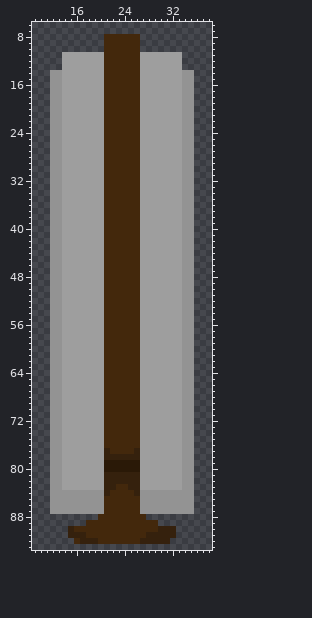
Sprite sheet -- Apocalypse_Game/Assets/art_assets/sprite_art/setpeices/Shelf/Shelf Straight Empty.png. The first picture shows the starting point.
The file is 48x96 pixels. Shown: x 9..38, y 6..93.
Now the later version:
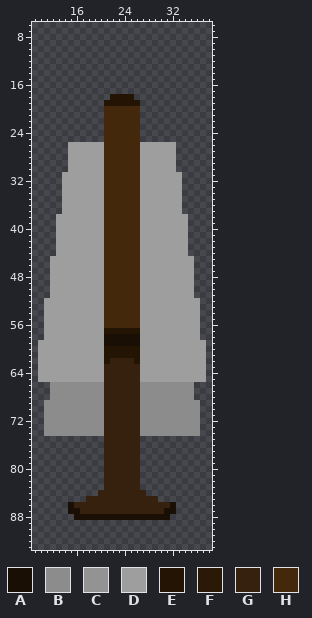
Palette (. is transparent): A #190f04  B #8c8c8c  C #939393  D #9e9e9e  E #241404  F #2a1907  G #35210d  H #43280c
Changes in this commit:
@@ x 9..38 @@
  7 ..............................
- 8 ............HHHHHH............
- 9 ............HHHHHH............
-10 ............HHHHHH............
-11 .....DDDDDDDHHHHHHDDDDDDD.....
-12 .....DDDDDDDHHHHHHDDDDDDD.....
-13 .....DDDDDDDHHHHHHDDDDDDD.....
-14 ...CCDDDDDDDHHHHHHDDDDDDDCC...
-15 ...CCDDDDDDDHHHHHHDDDDDDDCC...
-16 ...CCDDDDDDDHHHHHHDDDDDDDCC...
-17 ...CCDDDDDDDHHHHHHDDDDDDDCC...
-18 ...CCDDDDDDDHHHHHHDDDDDDDCC...
-19 ...CCDDDDDDDHHHHHHDDDDDDDCC...
-20 ...CCDDDDDDDHHHHHHDDDDDDDCC...
-21 ...CCDDDDDDDHHHHHHDDDDDDDCC...
-22 ...CCDDDDDDDHHHHHHDDDDDDDCC...
-23 ...CCDDDDDDDHHHHHHDDDDDDDCC...
-24 ...CCDDDDDDDHHHHHHDDDDDDDCC...
-25 ...CCDDDDDDDHHHHHHDDDDDDDCC...
-26 ...CCDDDDDDDHHHHHHDDDDDDDCC...
-27 ...CCDDDDDDDHHHHHHDDDDDDDCC...
-28 ...CCDDDDDDDHHHHHHDDDDDDDCC...
-29 ...CCDDDDDDDHHHHHHDDDDDDDCC...
-30 ...CCDDDDDDDHHHHHHDDDDDDDCC...
-31 ...CCDDDDDDDHHHHHHDDDDDDDCC...
-32 ...CCDDDDDDDHHHHHHDDDDDDDCC...
-33 ...CCDDDDDDDHHHHHHDDDDDDDCC...
-34 ...CCDDDDDDDHHHHHHDDDDDDDCC...
-35 ...CCDDDDDDDHHHHHHDDDDDDDCC...
-36 ...CCDDDDDDDHHHHHHDDDDDDDCC...
-37 ...CCDDDDDDDHHHHHHDDDDDDDCC...
-38 ...CCDDDDDDDHHHHHHDDDDDDDCC...
-39 ...CCDDDDDDDHHHHHHDDDDDDDCC...
-40 ...CCDDDDDDDHHHHHHDDDDDDDCC...
-41 ...CCDDDDDDDHHHHHHDDDDDDDCC...
-42 ...CCDDDDDDDHHHHHHDDDDDDDCC...
-43 ...CCDDDDDDDHHHHHHDDDDDDDCC...
-44 ...CCDDDDDDDHHHHHHDDDDDDDCC...
-45 ...CCDDDDDDDHHHHHHDDDDDDDCC...
-46 ...CCDDDDDDDHHHHHHDDDDDDDCC...
-47 ...CCDDDDDDDHHHHHHDDDDDDDCC...
-48 ...CCDDDDDDDHHHHHHDDDDDDDCC...
-49 ...CCDDDDDDDHHHHHHDDDDDDDCC...
-50 ...CCDDDDDDDHHHHHHDDDDDDDCC...
-51 ...CCDDDDDDDHHHHHHDDDDDDDCC...
-52 ...CCDDDDDDDHHHHHHDDDDDDDCC...
-53 ...CCDDDDDDDHHHHHHDDDDDDDCC...
-54 ...CCDDDDDDDHHHHHHDDDDDDDCC...
-55 ...CCDDDDDDDHHHHHHDDDDDDDCC...
-56 ...CCDDDDDDDHHHHHHDDDDDDDCC...
-57 ...CCDDDDDDDHHHHHHDDDDDDDCC...
-58 ...CCDDDDDDDHHHHHHDDDDDDDCC...
-59 ...CCDDDDDDDHHHHHHDDDDDDDCC...
-60 ...CCDDDDDDDHHHHHHDDDDDDDCC...
-61 ...CCDDDDDDDHHHHHHDDDDDDDCC...
-62 ...CCDDDDDDDHHHHHHDDDDDDDCC...
-63 ...CCDDDDDDDHHHHHHDDDDDDDCC...
-64 ...CCDDDDDDDHHHHHHDDDDDDDCC...
-65 ...CCDDDDDDDHHHHHHDDDDDDDCC...
-66 ...CCDDDDDDDHHHHHHDDDDDDDCC...
-67 ...CCDDDDDDDHHHHHHDDDDDDDCC...
-68 ...CCDDDDDDDHHHHHHDDDDDDDCC...
-69 ...CCDDDDDDDHHHHHHDDDDDDDCC...
-70 ...CCDDDDDDDHHHHHHDDDDDDDCC...
-71 ...CCDDDDDDDHHHHHHDDDDDDDCC...
-72 ...CCDDDDDDDHHHHHHDDDDDDDCC...
-73 ...CCDDDDDDDHHHHHHDDDDDDDCC...
-74 ...CCDDDDDDDHHHHHHDDDDDDDCC...
-75 ...CCDDDDDDDHHHHHHDDDDDDDCC...
-76 ...CCDDDDDDDHHHHHHDDDDDDDCC...
-77 ...CCDDDDDDDGHHHHGDDDDDDDCC...
-78 ...CCDDDDDDDGGGGGGDDDDDDDCC...
-79 ...CCDDDDDDDFFFFFFDDDDDDDCC...
-80 ...CCDDDDDDDFFFFFFDDDDDDDCC...
-81 ...CCDDDDDDDGGGGGGDDDDDDDCC...
-82 ...CCDDDDDDDGGGGGGDDDDDDDCC...
-83 ...CCDDDDDDDGGHHGGDDDDDDDCC...
-84 ...CCCCCCCCCGHHHHGCCCCCCCCC...
-85 ...CCCCCCCCCHHHHHHCCCCCCCCC...
-86 ...CCCCCCCCCHHHHHHCCCCCCCCC...
-87 ...CCCCCCCCCHHHHHHCCCCCCCCC...
-88 ...........HHHHHHHH...........
-89 .........HHHHHHHHHHHH.........
-90 ......GHHHHHHHHHHHHHHGGG......
-91 ......GGGHHHHHHHHHHGGGGG......
-92 .......HGGGHHHHHHHGGGGG.......
+ 8 ..............................
+ 9 ..............................
+10 ..............................
+11 ..............................
+12 ..............................
+13 ..............................
+14 ..............................
+15 ..............................
+16 ..............................
+17 ..............................
+18 .............EEEE.............
+19 ............EEEEEE............
+20 ............HHHHHH............
+21 ............HHHHHH............
+22 ............HHHHHH............
+23 ............HHHHHH............
+24 ............HHHHHH............
+25 ............HHHHHH............
+26 ......DDDDDDHHHHHHDDDDDD......
+27 ......DDDDDDHHHHHHDDDDDD......
+28 ......DDDDDDHHHHHHDDDDDD......
+29 ......DDDDDDHHHHHHDDDDDD......
+30 ......DDDDDDHHHHHHDDDDDD......
+31 .....DDDDDDDHHHHHHDDDDDDD.....
+32 .....DDDDDDDHHHHHHDDDDDDD.....
+33 .....DDDDDDDHHHHHHDDDDDDD.....
+34 .....DDDDDDDHHHHHHDDDDDDD.....
+35 .....DDDDDDDHHHHHHDDDDDDD.....
+36 .....DDDDDDDHHHHHHDDDDDDD.....
+37 .....DDDDDDDHHHHHHDDDDDDD.....
+38 ....DDDDDDDDHHHHHHDDDDDDDD....
+39 ....DDDDDDDDHHHHHHDDDDDDDD....
+40 ....DDDDDDDDHHHHHHDDDDDDDD....
+41 ....DDDDDDDDHHHHHHDDDDDDDD....
+42 ....DDDDDDDDHHHHHHDDDDDDDD....
+43 ....DDDDDDDDHHHHHHDDDDDDDD....
+44 ....DDDDDDDDHHHHHHDDDDDDDD....
+45 ...DDDDDDDDDHHHHHHDDDDDDDDD...
+46 ...DDDDDDDDDHHHHHHDDDDDDDDD...
+47 ...DDDDDDDDDHHHHHHDDDDDDDDD...
+48 ...DDDDDDDDDHHHHHHDDDDDDDDD...
+49 ...DDDDDDDDDHHHHHHDDDDDDDDD...
+50 ...DDDDDDDDDHHHHHHDDDDDDDDD...
+51 ...DDDDDDDDDHHHHHHDDDDDDDDD...
+52 ..DDDDDDDDDDHHHHHHDDDDDDDDDD..
+53 ..DDDDDDDDDDHHHHHHDDDDDDDDDD..
+54 ..DDDDDDDDDDHHHHHHDDDDDDDDDD..
+55 ..DDDDDDDDDDHHHHHHDDDDDDDDDD..
+56 ..DDDDDDDDDDHHHHHHDDDDDDDDDD..
+57 ..DDDDDDDDDDEEEEEEDDDDDDDDDD..
+58 ..DDDDDDDDDDAAAAAADDDDDDDDDD..
+59 .DDDDDDDDDDDAAAAAADDDDDDDDDDD.
+60 .DDDDDDDDDDDEEEEEEDDDDDDDDDDD.
+61 .DDDDDDDDDDDEEEEEEDDDDDDDDDDD.
+62 .DDDDDDDDDDDEGGGGEDDDDDDDDDDD.
+63 .DDDDDDDDDDDGGGGGGDDDDDDDDDDD.
+64 .DDDDDDDDDDDGGGGGGDDDDDDDDDDD.
+65 .DDDDDDDDDDDGGGGGGDDDDDDDDDDD.
+66 ...BBBBBBBBBGGGGGGBBBBBBBBB...
+67 ...BBBBBBBBBGGGGGGBBBBBBBBB...
+68 ...BBBBBBBBBGGGGGGBBBBBBBBB...
+69 ..BBBBBBBBBBGGGGGGBBBBBBBBBB..
+70 ..BBBBBBBBBBGGGGGGBBBBBBBBBB..
+71 ..BBBBBBBBBBGGGGGGBBBBBBBBBB..
+72 ..BBBBBBBBBBGGGGGGBBBBBBBBBB..
+73 ..BBBBBBBBBBGGGGGGBBBBBBBBBB..
+74 ..BBBBBBBBBBGGGGGGBBBBBBBBBB..
+75 ............GGGGGG............
+76 ............GGGGGG............
+77 ............GGGGGG............
+78 ............GGGGGG............
+79 ............GGGGGG............
+80 ............GGGGGG............
+81 ............GGGGGG............
+82 ............GGGGGG............
+83 ............GGGGGG............
+84 ...........GGGGGGGG...........
+85 .........GGGGGGGGGGGG.........
+86 ......AGGGGGGGGGGGGGGGGA......
+87 ......AAGGGGGGGGGGGGGGAA......
+88 .......AAAAAAAAAAAAAAAA.......
+89 ..............................
+90 ..............................
+91 ..............................
+92 ..............................
 93 ..............................
